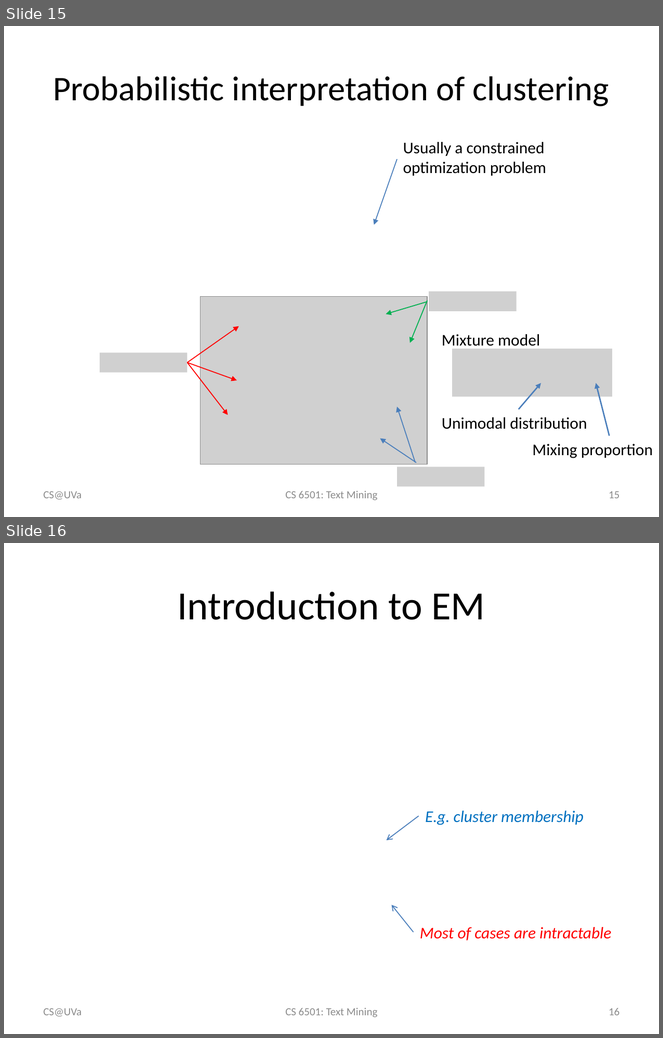
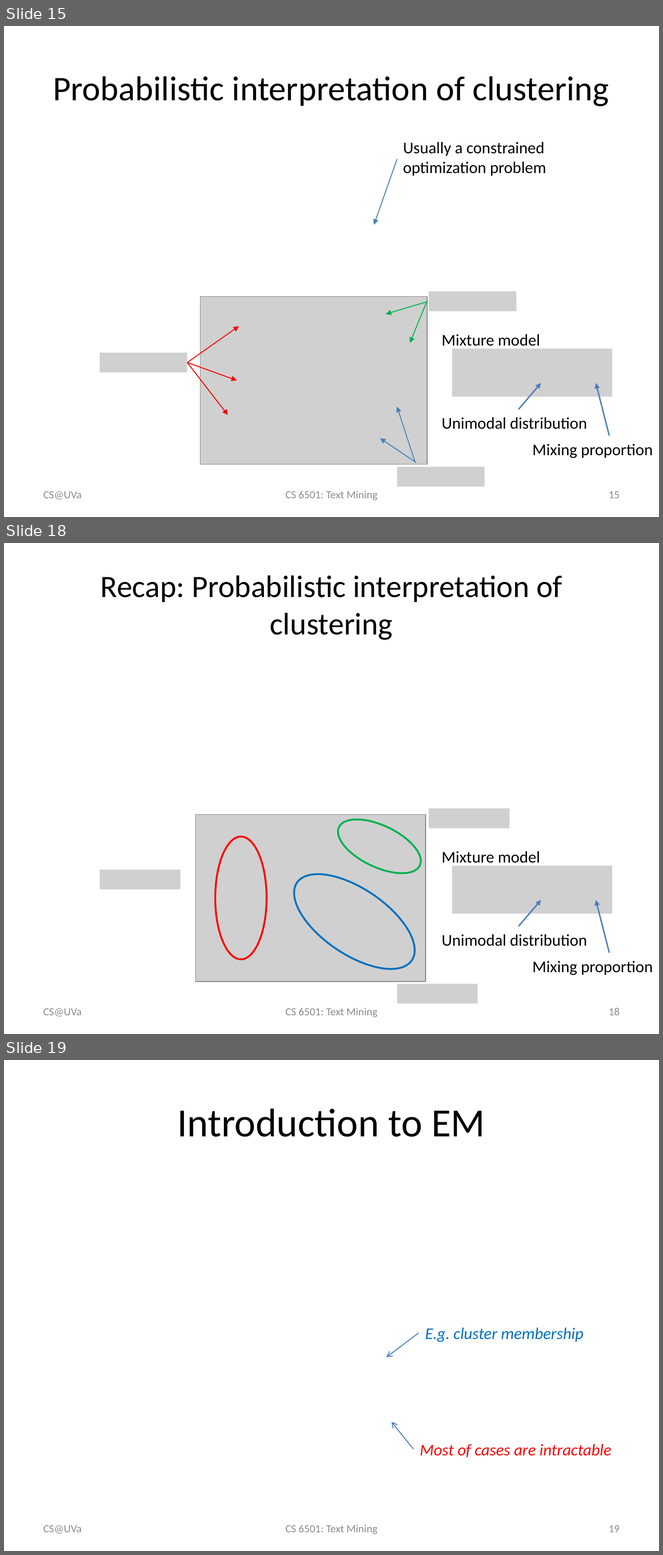
Before and after one commit to wang296/CS6501-Text-Mining, a slide deck: docs/k-means.pptx. Shown one above the other, each under a label of ours: slides 15 and 16 before the commit, slides 15, 18 and 19 after it; the slides between them are not shown. The pictures are 663x1038 and 663x1555 pixels, drawn with LibreOffice and Linux fonts; fonts in the diff are those of the drawing; grey boxes stand for pictures. Boxes give left, top, right and bottom in pixels: in the first picture for what was removed or moved away, otherwise in the second. Text is boxed around its words. In the diff, an @@ line names an element or a change of style, - is before the commit and + after.

```diff
--- a/docs/k-means.pptx
+++ b/docs/k-means.pptx
@@ slide 18 added at [4, 543, 659, 1034], background #FFFFFF @@
@@ title added at [101, 575, 562, 640], 34.2 pt, text #000000 @@
+Recap: Probabilistic interpretation of clustering
@@ picture added at [195, 814, 425, 982] @@
@@ ellipse added at [330, 809, 429, 885], outline #00B050 2 pt @@
@@ picture added at [429, 808, 510, 828] @@
@@ ellipse added at [216, 836, 267, 960], outline #FF0000 2 pt @@
@@ text added at [442, 851, 540, 866], 18 pt, text #000000 @@
+Mixture model
@@ picture added at [100, 870, 180, 890] @@
@@ ellipse added at [279, 856, 430, 988], outline #0070C0 2 pt @@
@@ picture added at [452, 866, 612, 914] @@
@@ arrow added from (519, 926) to (541, 900), #4B7EBC 1.5 pt @@
@@ arrow added from (609, 953) to (596, 900), #4B7EBC 1.5 pt @@
@@ text added at [442, 935, 587, 947], 18 pt, text #000000 @@
+Unimodal distribution
@@ text added at [532, 961, 653, 976], 18 pt, text #000000 @@
+Mixing proportion
@@ picture added at [397, 984, 478, 1004] @@
@@ text added at [44, 1008, 82, 1017], 12 pt, text #8C8C8C @@
+CS@UVa
@@ text added at [285, 1008, 377, 1018], 12 pt, text #8C8C8C @@
+CS 6501: Text Mining
@@ page number added at [609, 1008, 620, 1016], 12 pt, text #8C8C8C @@
+18
@@ what was slide 16 is now slide 19 @@
@@ page number at [609, 1525, 620, 1533]: text changed @@
-16
+19
```
Also in this commit, not shown: 3 slides changed, 2 other slides added, 8 other files.
